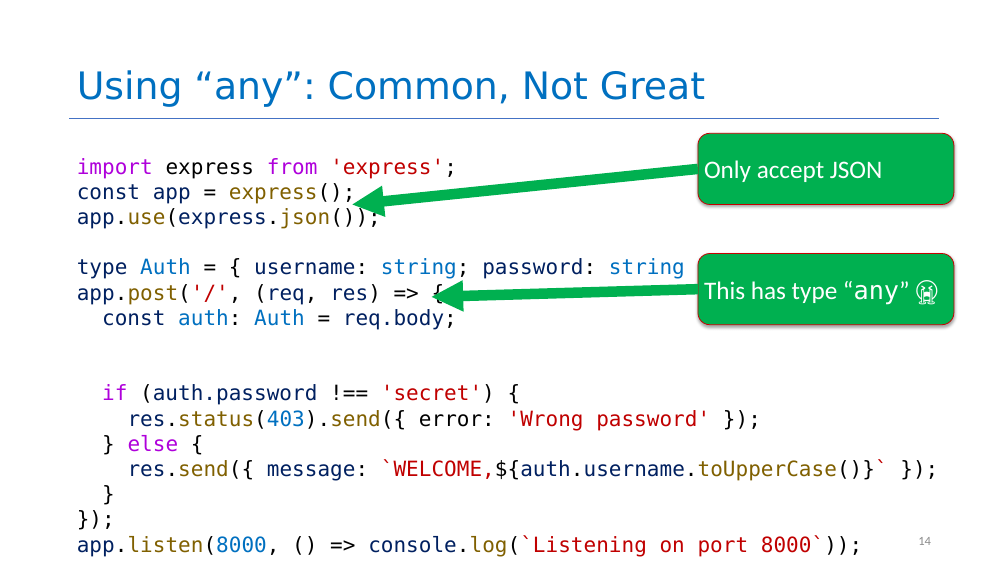
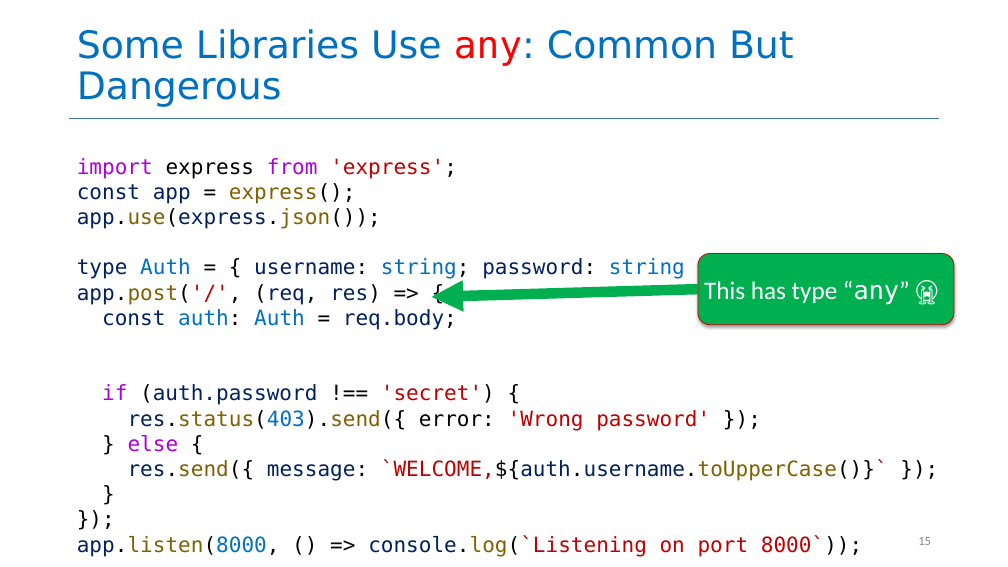
Before and after one commit to rimshaTest/CS4530-Spring-2026, a slide deck: slide 15 of Slides/Module 03.1 Trusting TypeScript.pptx (slide 14 before the commit). Drawn at 1008x567 pixels with LibreOffice and Linux fonts; fonts in the diff are those of the drawing. Boxes give left, top, right and bottom in pixels: in the first picture for what was removed or moved away, otherwise in the second. Text is boxed around its words. In the diff, an @@ line names an element or a change of style, - is before the commit and + after.

```diff
--- a/Slides/Module 03.1 Trusting TypeScript.pptx
+++ b/Slides/Module 03.1 Trusting TypeScript.pptx
@@ title at box(77, 29, 794, 107): text changed @@
-Using “any”: Common, Not Great
+Some Libraries Use any: Common But Dangerous
@@ rounded rectangle removed at box(698, 133, 954, 204) @@
-Only accept JSON
@@ arrow removed from (698, 169) to (352, 205) @@
@@ page number at box(918, 537, 931, 545): text changed @@
-14
+15
```
Also in this commit, not shown: 12 other slides changed, 1 slide added, 4 other files.
